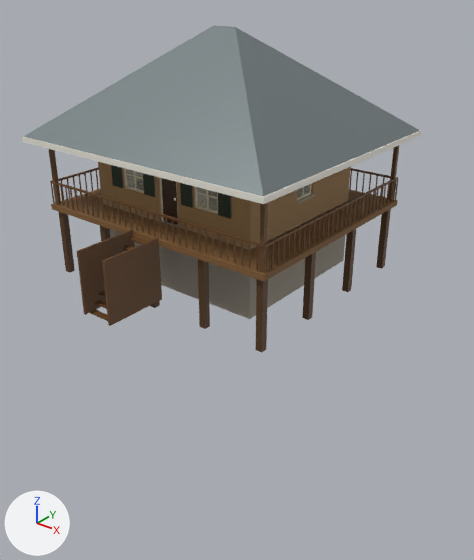
Renders of the glTF model assets/models/small_buildings/stilt.glb from each side of a commit.
Rendered twice from a 50 mm camera at (16.1, -19.4, 11.1) aimed at (3.5, -3.7, 1.3). The lights are fixed; the arrows at lower left show +X, +Y and +Z. The older version comes first. Objects named as collision shapes, trigger or cutter boxes, shadow casters or lower levels of detail are left out. Vertices at exactly the same position are counted once.

Objects in the first picture: 'LOD0' and 2 more.
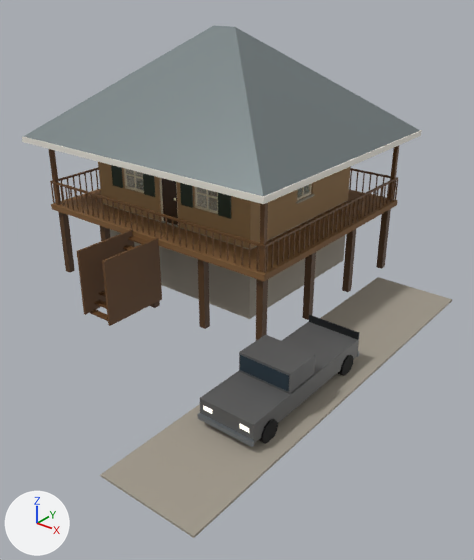
What differs and where, as boxes [x1, y1, x2, y2] in the pictures (474 x 560 px):
'LOD0', reshaped (7% wider, 56% taller)
    before: [22, 25, 422, 353]
    after: [22, 25, 452, 538]
part 1 of me_stilt_lod0, added
    after: [101, 277, 452, 538]
part 2 of me_stilt_lod0, added
    after: [240, 355, 289, 391]
part 3 of me_stilt_lod0, added
    after: [203, 405, 212, 414]
part 4 of me_stilt_lod0, added
    after: [240, 424, 249, 433]
part 5 of me_stilt_lod0, added
    after: [197, 413, 254, 447]
part 6 of me_stilt_lod0, added
    after: [239, 335, 316, 394]
part 7 of me_stilt_lod0, added
    after: [259, 419, 278, 444]
part 8 of me_stilt_lod0, added
    after: [338, 355, 354, 376]
part 9 of me_stilt_lod0, added
    after: [200, 315, 360, 443]

The change, as a diff of the scene's bpy script:
```diff
--- a/assets/models/small_buildings/stilt.glb.py
+++ b/assets/models/small_buildings/stilt.glb.py
@@ mat_rubber @@
+mat_rubber = bpy.data.materials.new('rubber')
+# nodes: BsdfPrincipled, Mix, OutputMaterial, VertexColor
+# colours: black #222222, mixed with the vertex colours
@@ mat_paint @@
+mat_paint = bpy.data.materials.new('paint')
+mat_paint.use_nodes = True; mat_paint.node_tree.nodes.clear()
+_N = mat_paint.node_tree.nodes; _L = mat_paint.node_tree.links
+n0 = _N.new('ShaderNodeBsdfPrincipled'); n0.name = 'Principled BSDF'
+n0.inputs[2].default_value = 0.4  # 'Roughness'
+n1 = _N.new('ShaderNodeOutputMaterial'); n1.name = 'Material Output'
+n2 = _N.new('ShaderNodeVertexColor'); n2.name = 'Color Attribute'
+_L.new(n0.outputs[0], n1.inputs[0])  # 'BSDF' to 'Surface'
+_L.new(n2.outputs[0], n0.inputs[0])  # 'Color' to 'Base Color'
@@ me_stilt_lod0 @@
 # used by ob_lod0; location = (0.0, 0.0, 0.0)
-me_stilt_lod0.from_pydata(...)  # 2508 vertices, 4208 faces; spans x -5.69..5.69, y -7.0..5.19, z -0.6..9.01
+me_stilt_lod0.from_pydata(...)  # 2658 vertices, 4460 faces; spans x -5.69..9.0, y -12.0..5.19, z -0.6..9.01
+# me_stilt_lod0 part 1: a new loose piece, a box spanning x 6.0..9.0, y -12.0..2.0, z 0.0..0.06, in mat_concrete
+# me_stilt_lod0 part 2: a new loose piece, a box spanning x 6.7..8.3, y -7.52..-7.5, z 1.0..1.48, in mat_glassdark
+# me_stilt_lod0 part 3: a new loose piece, a box spanning x 6.75..7.05, y -9.11..-9.1, z 0.62..0.75, in mat_lamp
+# me_stilt_lod0 part 4: a new loose piece, a box spanning x 7.95..8.25, y -9.11..-9.1, z 0.62..0.75, in mat_lamp
+# me_stilt_lod0 part 5: a new loose piece, a box spanning x 6.6..8.4, y -9.18..-9.1, z 0.3..0.45, in mat_metal
+# me_stilt_lod0 part 6: a new loose piece, a box spanning x 6.66..8.34, y -7.5..-6.3, z 0.92..1.55, in mat_paint
+# me_stilt_lod0 part 7: a new loose piece, a 10-sided cylinder along x spanning x 8.21..8.43, y -8.76..-8.14, z 0.0..0.66, in mat_rubber
+# me_stilt_lod0 part 8: a new loose piece, a 10-sided cylinder along x spanning x 8.21..8.43, y -4.86..-4.24, z 0.0..0.66, in mat_rubber
+# me_stilt_lod0 part 9: a new loose piece of 14 vertices spanning x 6.62..8.38, y -9.1..-3.9, z 0.32..1.15
+# other edits to the shape of me_stilt_lod0 do not show in these pictures
 me_stilt_lod0.materials.append(mat_board)
@@ me_stilt_lod0 @@
 me_stilt_lod0.materials.append(mat_wood)
+me_stilt_lod0.materials.append(mat_glassdark)
+me_stilt_lod0.materials.append(mat_metal)
+me_stilt_lod0.materials.append(mat_paint)
+me_stilt_lod0.materials.append(mat_rubber)
```
